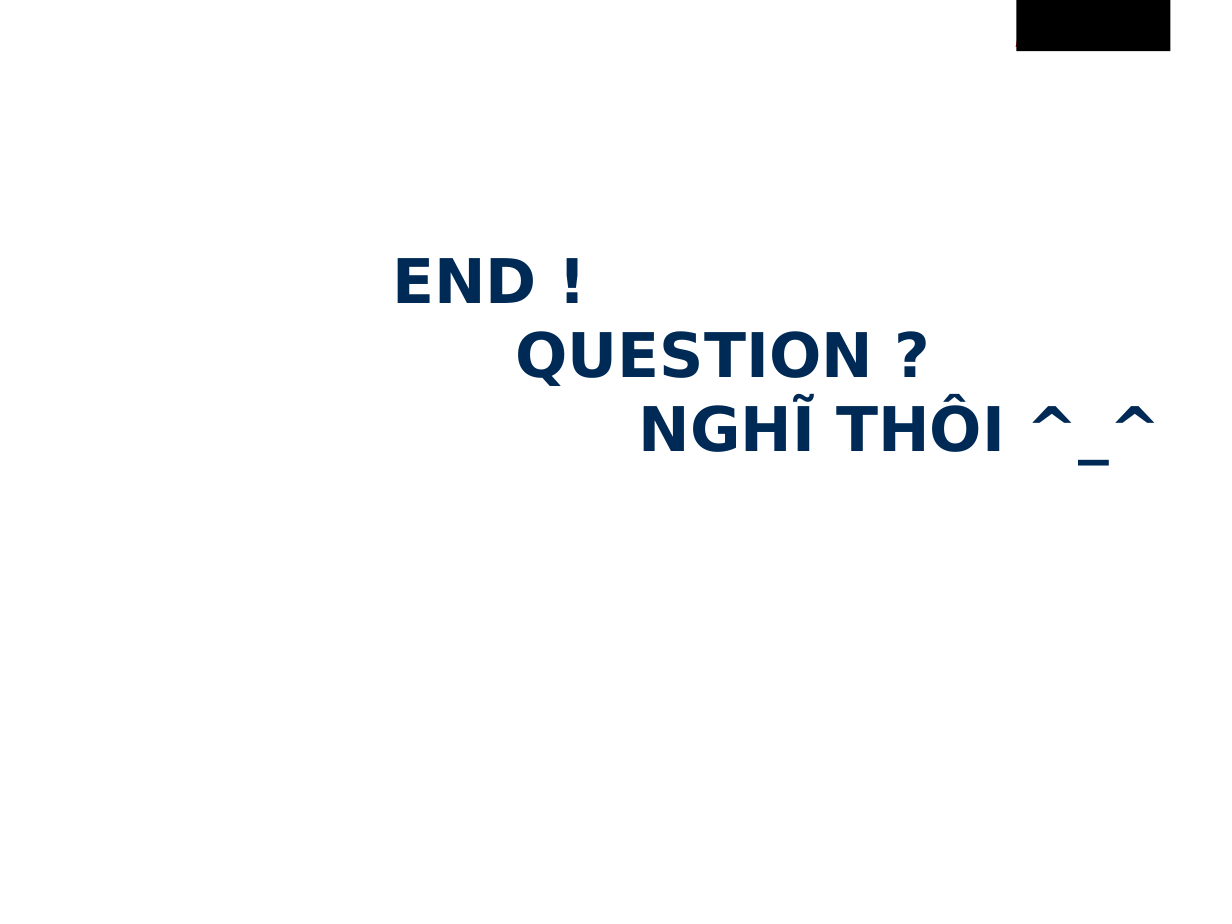
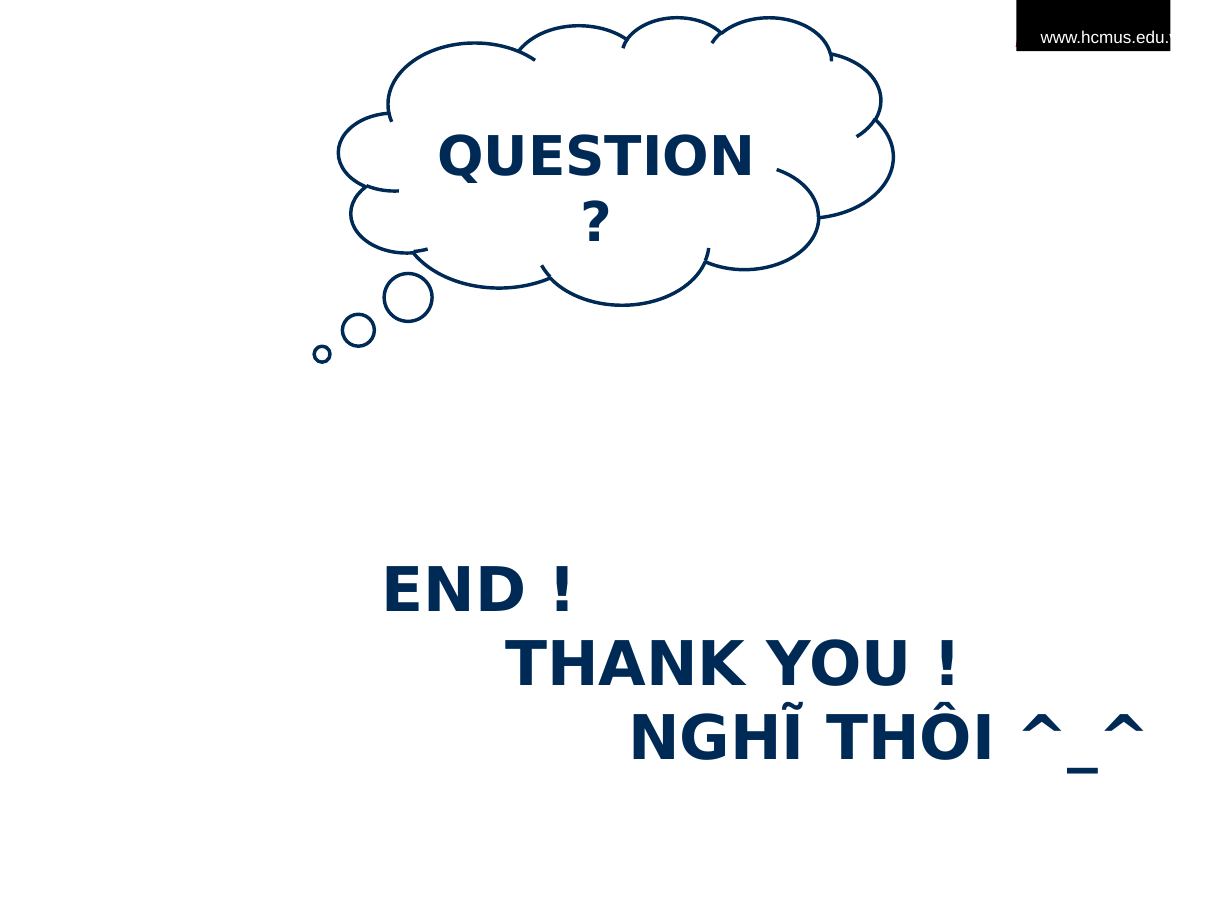
Before and after one commit to minhkhanh/UofS-Java, a slide deck: slide 27 of Seminar_JNI/Slide_00.pptx (slide 24 before the commit). Drawn at 1232x924 pixels with LibreOffice and Linux fonts; fonts in the diff are those of the drawing; background and template pictures are left out. Boxes give left, top, right and bottom in pixels: in the first picture for what was removed or moved away, otherwise in the second. Text is boxed around its words. In the diff, an @@ line names an element or a change of style, - is before the commit and + after.

```diff
--- a/Seminar_JNI/Slide_00.pptx
+++ b/Seminar_JNI/Slide_00.pptx
@@ thought cloud added at [339, 17, 893, 304], fill #FFFFFF, outline #002A56 2 pt, 32 pt, text gradient #00152B to #002A56 to #002750, bold @@
+QUESTION ?
@@ text added at [1041, 29, 1188, 47], 10 pt, text #FFFFFF @@
+www.hcmus.edu.vn
@@ title at [382, 566, 995, 760]: text changed @@
-END !
-QUESTION ?
-NGHĨ THÔI ^_^
+END !
+THANK YOU !
+NGHĨ THÔI ^_^
```
Also in this commit, not shown: 13 other slides changed, 3 slides added.
